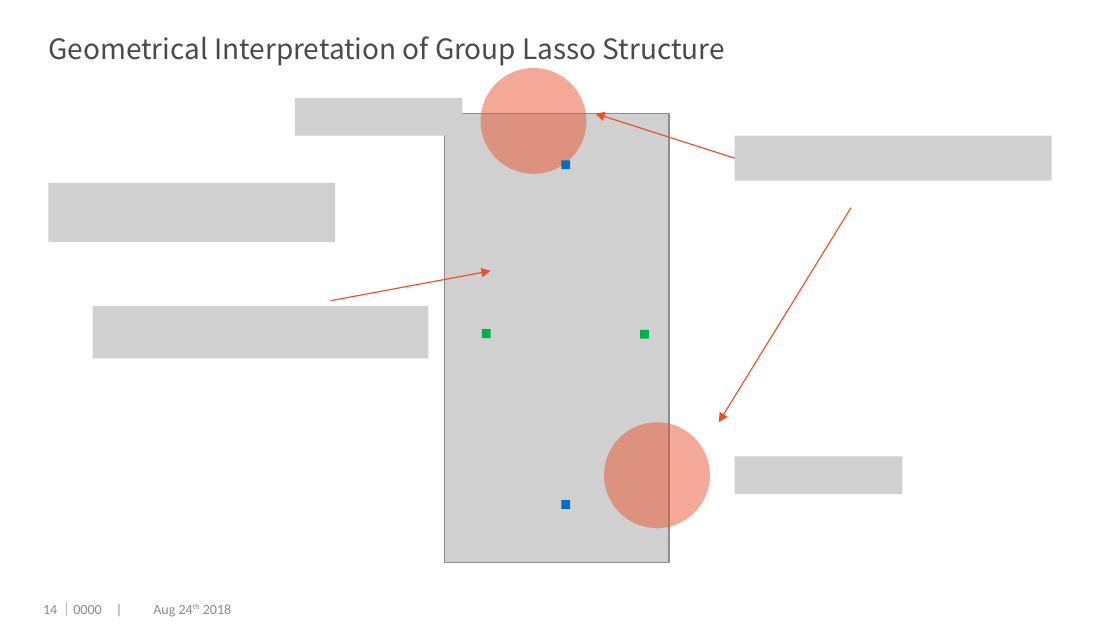
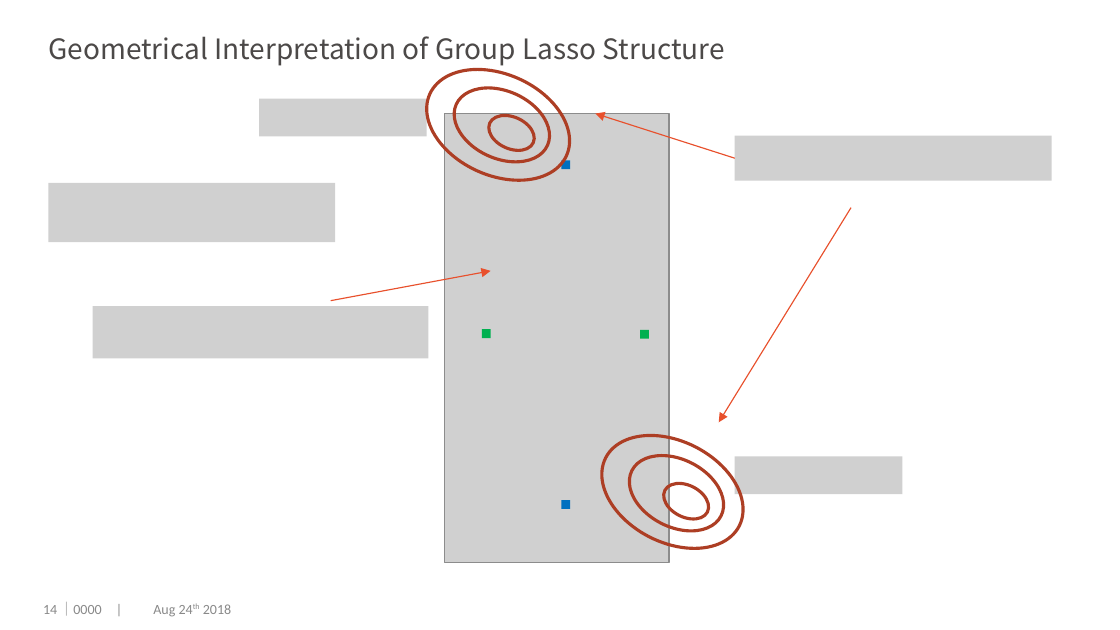
Before and after one commit to dengwx11/GroupLasso, a slide deck: slide 15 of manu & slides/Final.pptx. Drawn at 1120x630 pixels with LibreOffice and Linux fonts; fonts in the diff are those of the drawing; grey boxes stand for pictures; background and template pictures are left out. Boxes give left, top, right and bottom in pixels: in the first picture for what was removed or moved away, otherwise in the second. Text is boxed around its words. In the diff, an @@ line names an element or a change of style, - is before the commit and + after.

```diff
--- a/manu & slides/Final.pptx
+++ b/manu & slides/Final.pptx
@@ ellipse added at [409,48,588,201], outline #AD3F25 2 pt @@
@@ ellipse at [442,73,560,175]: fill #EA5532 at 50% opacity to none; outline none to #AD3F25 2 pt; rotation 0 to 24 degrees @@
@@ picture: place and size @@
-picture at [295,97,463,136]
+picture at [259,99,427,137]
@@ ellipse added at [483,109,540,157], outline #AD3F25 2 pt @@
@@ ellipse added at [582,413,762,571], outline #AD3F25 2 pt @@
@@ ellipse at [616,440,736,545]: fill #EA5532 at 50% opacity to none; outline none to #AD3F25 2 pt; rotation 0 to 207 degrees @@
@@ ellipse added at [657,476,715,526], outline #AD3F25 2 pt @@
```
Also in this commit, not shown: 11 other slides changed, 2 slides added, 12 slides removed, 11 other files.
